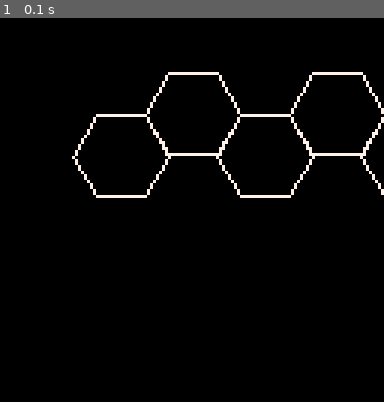
Above: before the commit, frame 1.
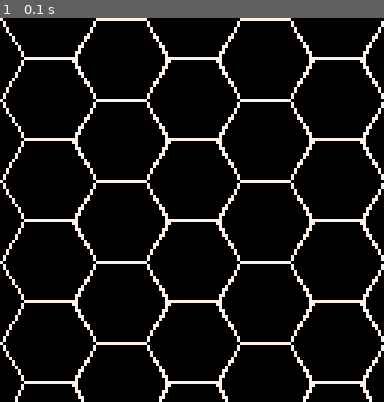
Above: after the commit, the same moment.

Repository: broquaint/pico8-carts
Game: PICO-8 cartridge eggjam202202.p8
Two runs of this game, one before a commit and one after it. Both use one fixed random seed, a clock stepped at 60 frames per second and the inputs below.
Inputs:
- Up to frame 1 (0.1 s): no input

The runs differ from the first frame. In frame 1, 10% of the frame differs, in the area x 0-100%, y 0-100%.

Commit message:
Draw a hexagonal grid

Diff:
--- a/eggjam202202.p8
+++ b/eggjam202202.p8
@@ -19,17 +19,24 @@
 g_ha = 60
 -- trig step
 g_ts = 1 / 360
+
+function draw_hexagon(x1,y1)
+   local angle = g_ha
+   for _ = 1,6 do
+      local x2, y2 = x1 + (g_hl * cos(angle * g_ts)), y1 + (g_hl * sin(angle * g_ts))
+      dump_once("x1, y1 = ", x1, ", ", y1, " - x2, y2 = ", x2, ", ", y2, " angle = ", angle)
+      line(x1, y1, x2, y2, 7)
+      x1, y1 = x2, y2
+      angle -= g_ha
+   end
+end
+
 function _draw()
    cls()
-   for i = 1, 5 do
-      local x1, y1 = i * 24, 32 + (i % 2 * 14)
-      local angle = g_ha
-      for _ = 1,6 do
-         local x2, y2 = x1 + (g_hl * cos(angle * g_ts)), y1 + (g_hl * sin(angle * g_ts))
-         dump_once("x1, y1 = ", x1, ", ", y1, " - x2, y2 = ", x2, ", ", y2, " angle = ", angle)
-         line(x1, y1, x2, y2, 7)
-         x1, y1 = x2, y2
-         angle -= g_ha
+   for i = 0, 5 do
+      for j = 0, 5 do
+         local x1, y1 = i * 24, j * 27 + (i % 2 * 14)
+         draw_hexagon(x1, y1)
       end
    end
 end
